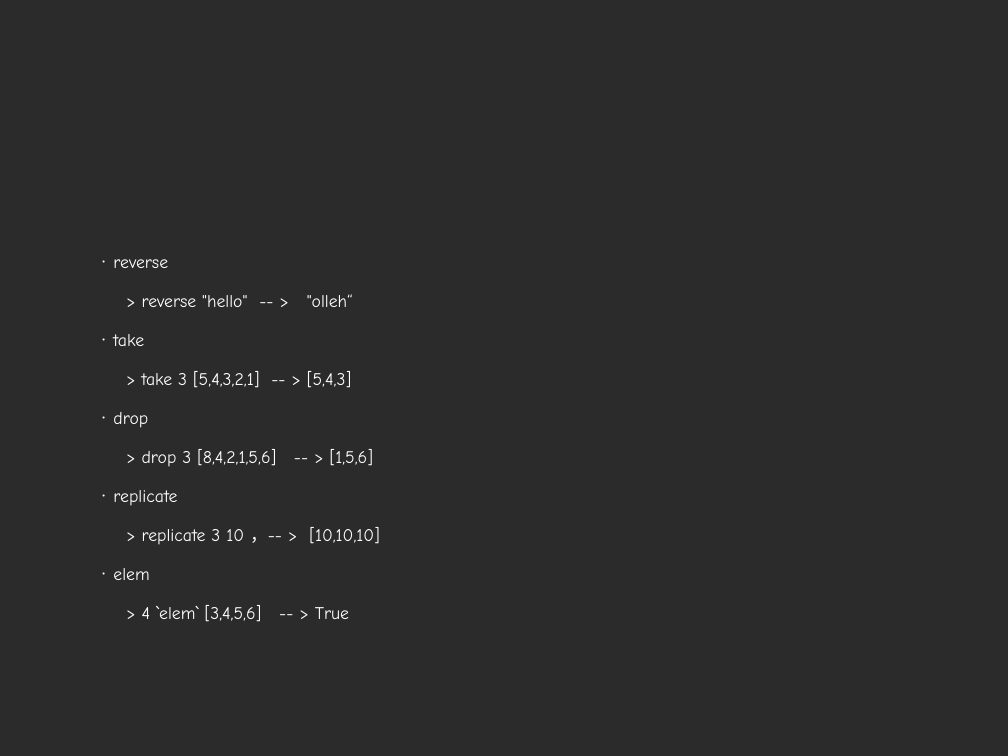
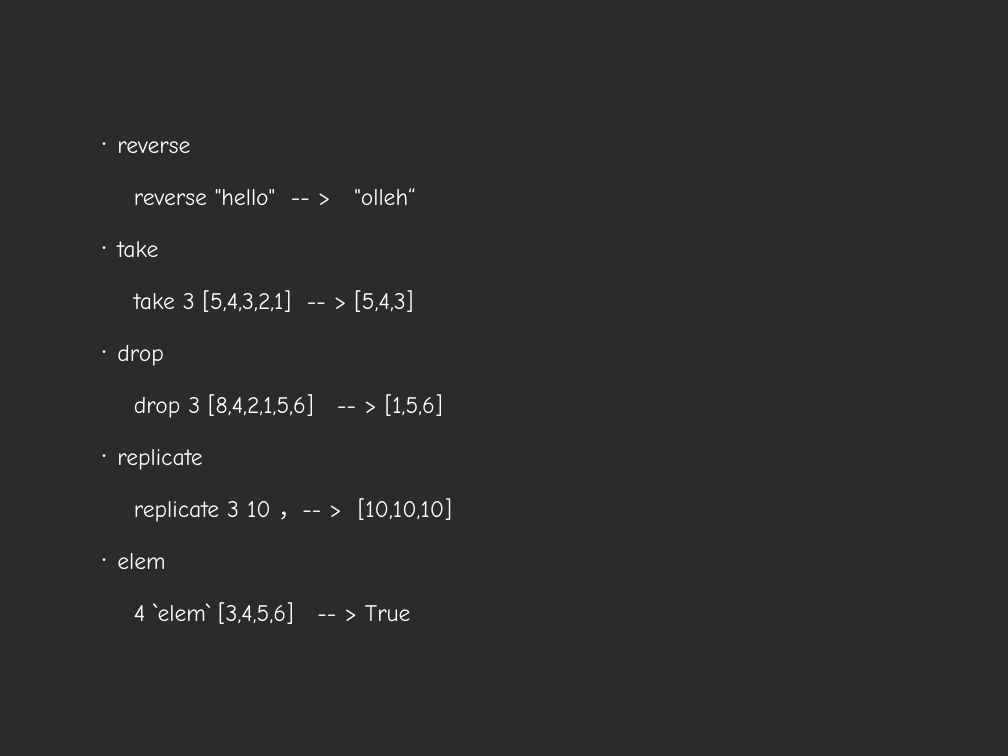
Before and after one commit to zhizhuwang/codekata, a slide deck: slide 16 of haskell/Haskell Basics.ppt (slide 15 before the commit). Drawn at 1008x756 pixels with LibreOffice and Linux fonts; fonts in the diff are those of the drawing; background and template pictures are left out; a plain dark background stands for a picture behind light text. Boxes give left, top, right and bottom in pixels: in the first picture for what was removed or moved away, otherwise in the second. Text is boxed around its words. In the diff, an @@ line names an element or a change of style, - is before the commit and + after.

```diff
--- a/haskell/Haskell Basics.ppt
+++ b/haskell/Haskell Basics.ppt
@@ text "reverse": place and size @@
-text "reverse" at (113, 259, 379, 622)
+text "reverse" at (117, 141, 452, 624)
@@ text at (117, 141, 202, 569): size 18 to 24 pt in "reverse", "take", "drop", "replicate" and 1 more places; indent changed; more space between paragraphs @@
@@ text at (134, 188, 415, 205): text changed; size 18 to 24 pt @@
-> reverse "hello" -- > "olleh“
+reverse "hello" -- > "olleh“
@@ text at (134, 290, 413, 312): text changed; size 18 to 24 pt @@
-> take 3 [5,4,3,2,1] -- > [5,4,3]
+take 3 [5,4,3,2,1] -- > [5,4,3]
@@ text at (134, 394, 443, 418): text changed; size 18 to 24 pt @@
-> drop 3 [8,4,2,1,5,6] -- > [1,5,6]
+drop 3 [8,4,2,1,5,6] -- > [1,5,6]
@@ text at (134, 498, 452, 522): text changed; size 18 to 24 pt @@
-> replicate 3 10 ，-- > [10,10,10]
+replicate 3 10 ，-- > [10,10,10]
@@ text at (134, 602, 411, 624): text changed; size 18 to 24 pt @@
-> 4 `elem` [3,4,5,6] -- > True
+4 `elem` [3,4,5,6] -- > True
```
Also in this commit, not shown: 9 other slides changed, 1 slide added, 33 other files.
